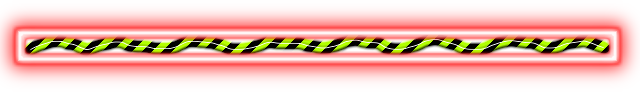
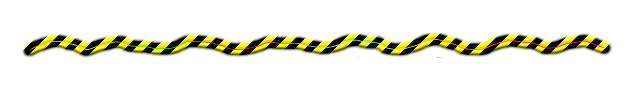
Two versions of the same layered image (640×92). Layer-by-layer changes:
hid "Neon Tubes" over [left=12, top=25, right=623, bottom=67]
hid "Neon Glow" over [left=0, top=4, right=640, bottom=88]
hid "Eingefügte Ebene" over [left=21, top=33, right=613, bottom=58]
showed "Eingefügte Ebene #3" over [left=21, top=33, right=613, bottom=58]
showed "Eingefügte Ebene #1", painted on it over [left=24, top=35, right=610, bottom=55]
